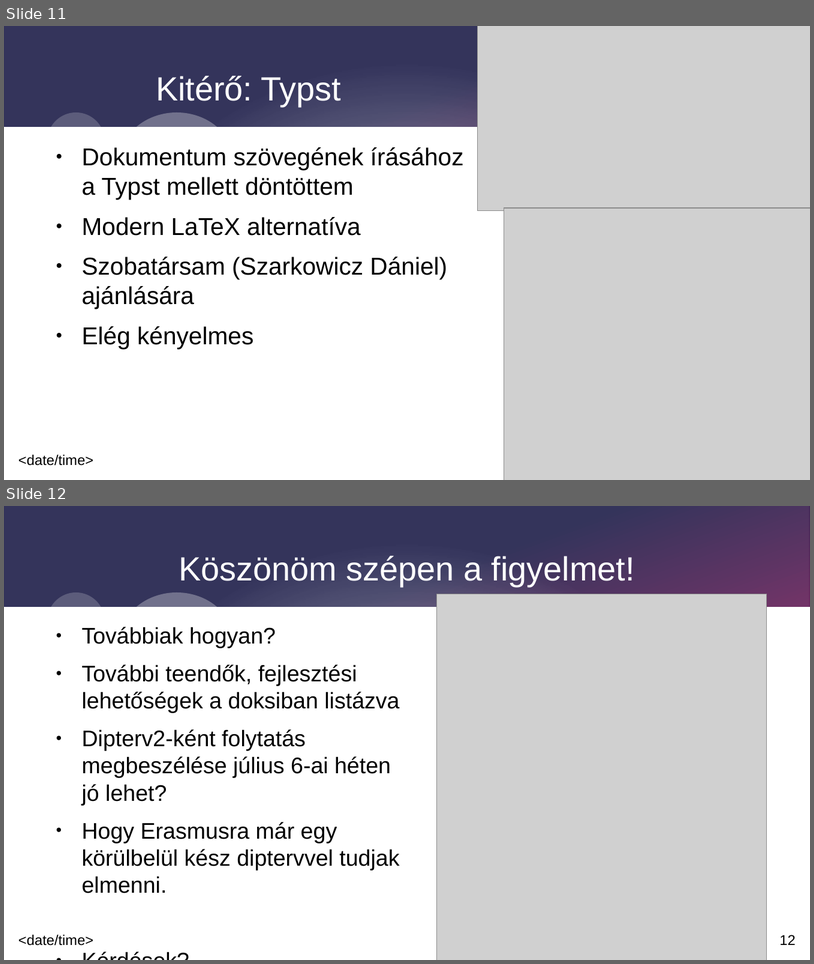
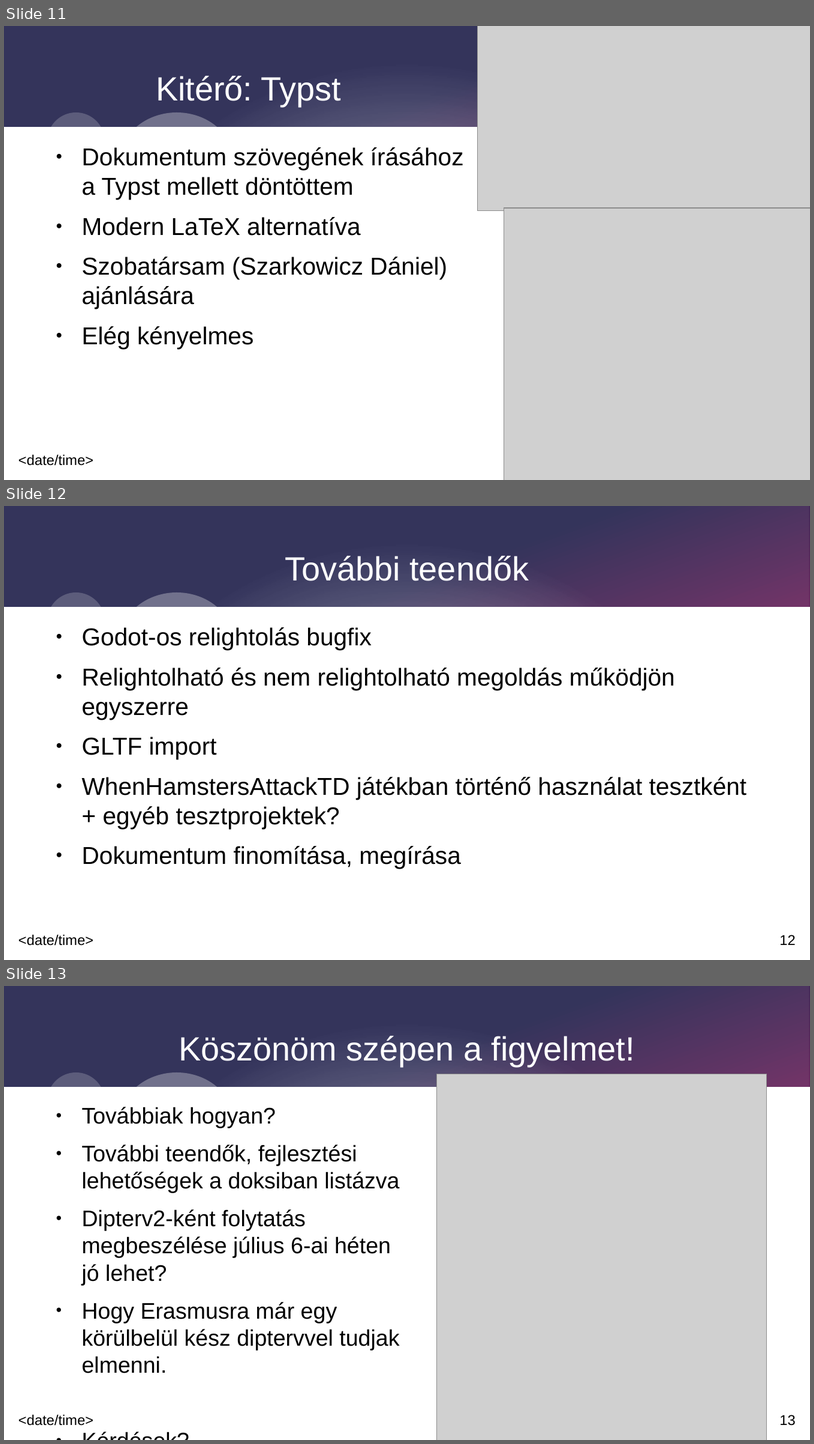
Before and after one commit to 4321ba/GodotGaussianSplattingNodes, a slide deck: documentation/presentation.odp. Shown one above the other, each under a label of ours: slides 11 and 12 before the commit, slides 11, 12 and 13 after it. The pictures are 814x964 and 814x1444 pixels, drawn with LibreOffice and Linux fonts; fonts in the diff are those of the drawing; grey boxes stand for pictures. Boxes give left, top, right and bottom in pixels: in the first picture for what was removed or moved away, otherwise in the second. Text is boxed around its words. In the diff, an @@ line names an element or a change of style, - is before the commit and + after.

```diff
--- a/documentation/presentation.odp
+++ b/documentation/presentation.odp
@@ slide 12 added at (4, 506, 810, 960), background #FFFFFF; not listed: 8 template elements that a slide beside it also shows @@
@@ title added at (285, 556, 529, 581), 33 pt, text #FFFFFF @@
+További teendők
@@ text added at (82, 627, 747, 868), 24 pt, text #000000 @@
+● Godot-os relightolás bugfix
+● Relightolható és nem relightolható megoldás működjön egyszerre
+● GLTF import
+● WhenHamstersAttackTD játékban történő használat tesztként + egyéb tesztprojektek?
+● Dokumentum finomítása, megírása
@@ ellipse added at (594, 823, 710, 924), fill #FFFFFF at 30% opacity @@
@@ what was slide 12 is now slide 13 @@
@@ page number at (780, 1414, 795, 1425): text changed @@
-12
+13
```
Also in this commit, not shown: 1 slide changed, 1 other file.
